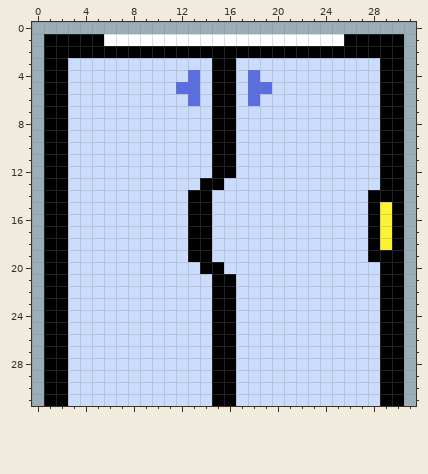
File history of a pixel-art sprite, sprites/door.png. The picture above was drawn from the file before the commit.
The file is 32x32 pixels.
And afterwards:
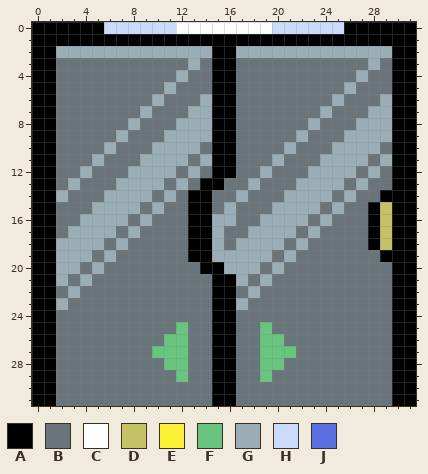
Palette (. is transparent): A #000000  B #6a757b  C #ffffff  D #c5c167  E #fbf236  F #67c580  G #9badb7  H #cbdbfc  J #5b6ee1
Change:
Changed rows in their new state; - is an unchanged pixel.
first column x 0:
 0 AAAAAAHHHHHHCCCCCCCCHHHHHHAAAAAA
 1 A-----AAAAAAAAAAAAAAAAAAAA-----A
 2 A-GGGGGGGGGGGGG--GGGGGGGGGGGGG-A
 3 A-BBBBBBBBBBBGB--BBBBBBBBBBBGB-A
 4 A-BBBBBBBBBBGBB--BBBBBBBBBBGBB-A
 5 A-BBBBBBBBBGBBB--BBBBBBBBBGBBB-A
 6 A-BBBBBBBBGBBBG--BBBBBBBBGBBBG-A
 7 A-BBBBBBBGBBBGG--BBBBBBBGBBBGG-A
 8 A-BBBBBBGBBBGGG--BBBBBBGBBBGGG-A
 9 A-BBBBBGBBBGGGG--BBBBBGBBBGGGG-A
10 A-BBBBGBBBGGGGB--BBBBGBBBGGGGB-A
11 A-BBBGBBBGGGGBG--BBBGBBBGGGGBG-A
12 A-BBGBBBGGGGBGB--BBGBBBGGGGBGB-A
13 A-BGBBBGGGGBGB--BBGBBBGGGGBGBB-A
14 A-GBBBGGGGBGB--BBGBBBGGGGBGBB--A
15 A-BBBGGGGBGBB--BGBBBGGGGBGBB-D-A
16 A-BBGGGGBGBBB--GGBBGGGGBGBBB-D-A
17 A-BGGGGBGBBBB--GBBGGGGBGBBBB-D-A
18 A-GGGGBGBBBBB--GBGGGGBGBBBBB-D-A
19 A-GGGBGBBBBBB--GGGGGBGBBBBBBB--A
20 A-GGBGBBBBBBBB--GGGBGBBBBBBBBB-A
21 A-GBGBBBBBBBBBB--GBGBBBBBBBBBB-A
22 A-BGBBBBBBBBBBB--BGBBBBBBBBBBB-A
23 A-GBBBBBBBBBBBB--GBBBBBBBBBBBB-A
24 A-BBBBBBBBBBBBB--BBBBBBBBBBBBB-A
25 A-BBBBBBBBBBFBB--BBFBBBBBBBBBB-A
26 A-BBBBBBBBBFFBB--BBFFBBBBBBBBB-A
27 A-BBBBBBBBFFFBB--BBFFFBBBBBBBB-A
28 A-BBBBBBBBBFFBB--BBFFBBBBBBBBB-A
29 A-BBBBBBBBBBFBB--BBFBBBBBBBBBB-A
30 A-BBBBBBBBBBBBB--BBBBBBBBBBBBB-A
31 A-BBBBBBBBBBBBB--BBBBBBBBBBBBB-A
Boxes around the changes in both pictures, in picture pixels (x1, y1, x2, y2):
changed: (32, 22, 416, 406)
